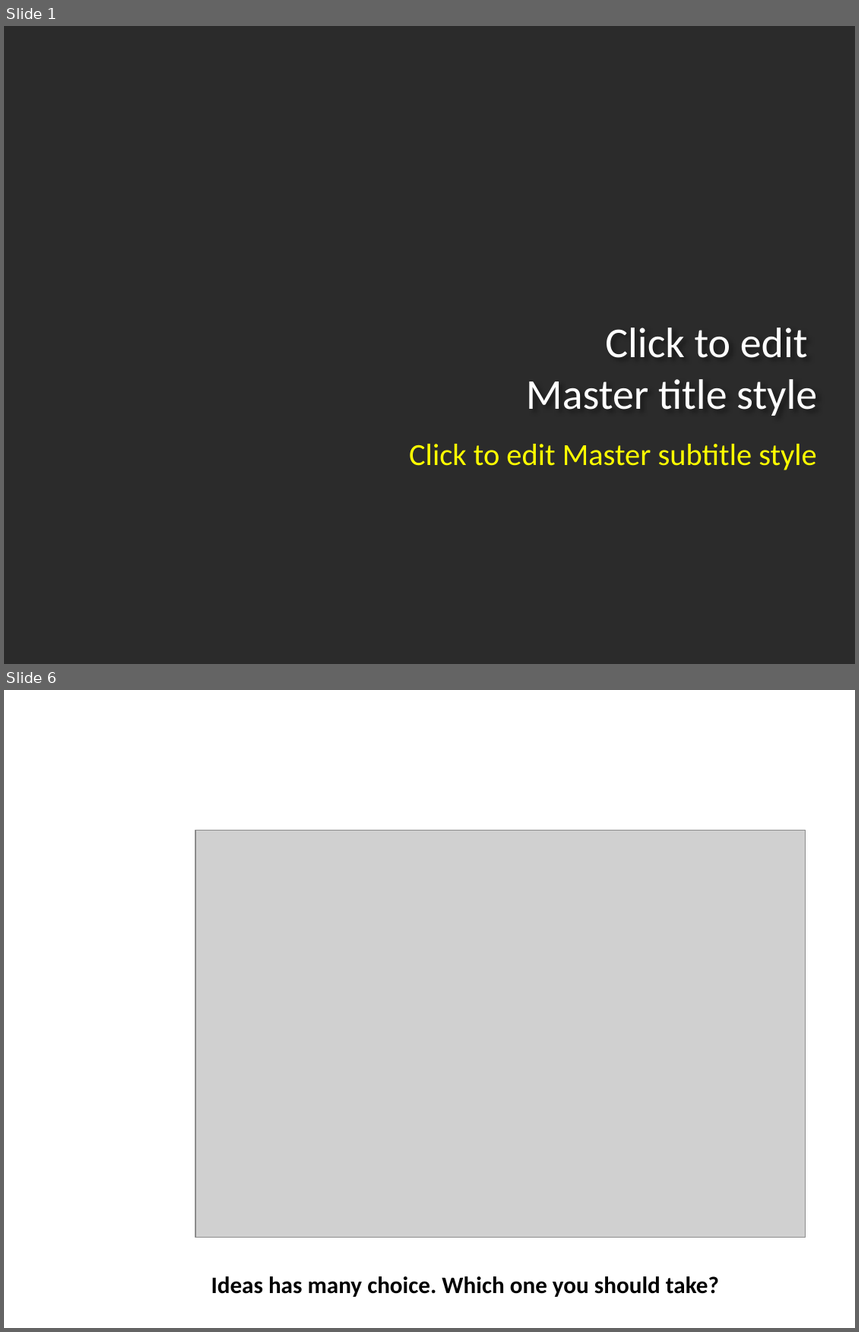
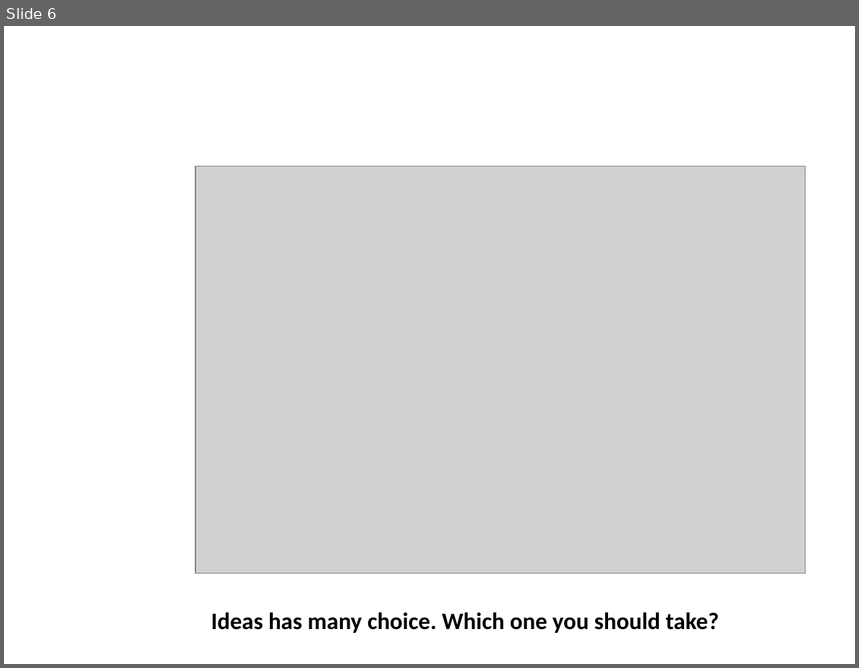
Before and after one commit to FeedMapping/Schema, a slide deck: slide/ppt/Mapping-Ideas.pptx. Shown one above the other, each under a label of ours: slides 1 and 6 before the commit, slide 6 after it; the slides between them are not shown. The pictures are 859x1332 and 859x668 pixels, drawn with LibreOffice and Linux fonts; fonts in the diff are those of the drawing; grey boxes stand for pictures; background and template pictures are left out; a plain dark background stands for a picture behind light text. Boxes give left, top, right and bottom in pixels: in the first picture for what was removed or moved away, otherwise in the second. Text is boxed around its words. In the diff, an @@ line names an element or a change of style, - is before the commit and + after.

```diff
--- a/slide/ppt/Mapping-Ideas.pptx
+++ b/slide/ppt/Mapping-Ideas.pptx
@@ slide 1 removed at (x1=4, y1=26, x2=855, y2=664), background picture (left out) @@
@@ title removed at (x1=526, y1=328, x2=817, y2=416) @@
-Click to edit
-Master title style
@@ subtitle removed at (x1=409, y1=444, x2=817, y2=471) @@
-Click to edit Master subtitle style
```
Also in this commit, not shown: 3 slides changed, 7 slides added, 2 other slides removed.
